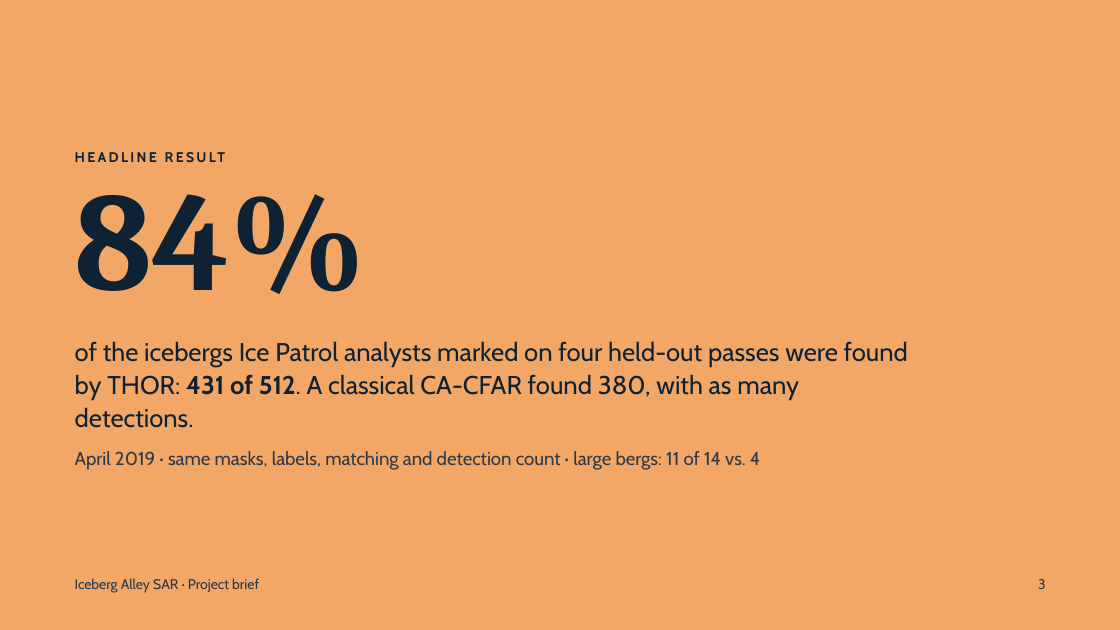
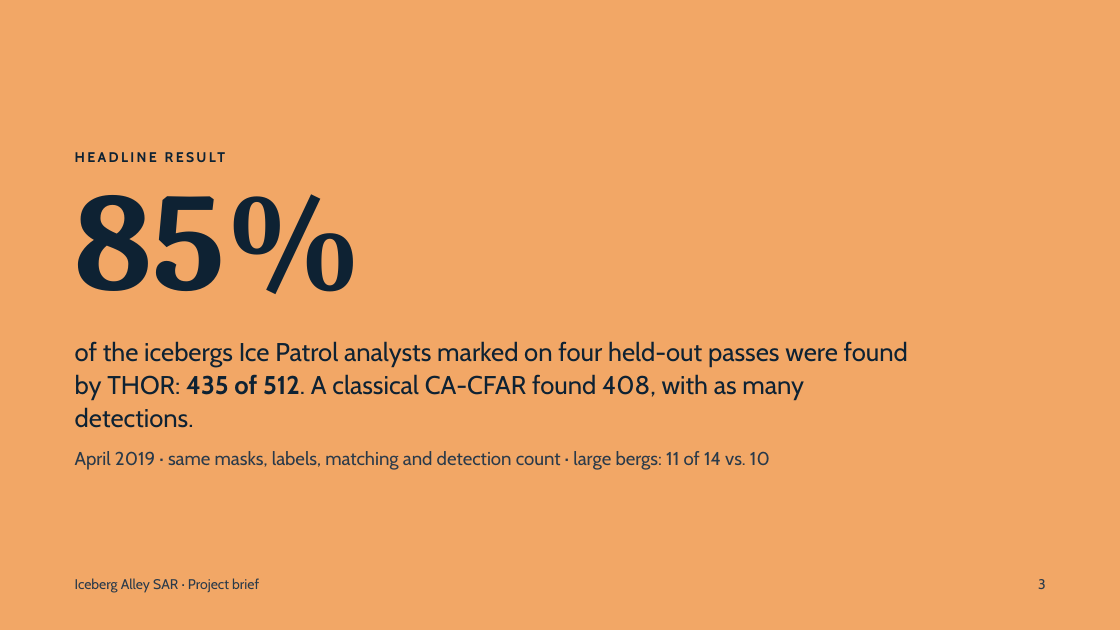
Before and after one commit to natali-kovalski/iceberg-alley-sar, a slide deck: slide 3 of docs/presentation/Iceberg Alley SAR — Project Brief v2.pptx. Drawn at 1120x630 pixels with LibreOffice and Linux fonts; fonts in the diff are those of the drawing. Boxes give left, top, right and bottom in pixels: in the first picture for what was removed or moved away, otherwise in the second. Text is boxed around its words. In the diff, an @@ line names an element or a change of style, - is before the commit and + after.

```diff
--- a/docs/presentation/Iceberg Alley SAR — Project Brief v2.pptx
+++ b/docs/presentation/Iceberg Alley SAR — Project Brief v2.pptx
@@ text at bbox=[75, 194, 362, 294]: text changed @@
-84%
+85%
@@ text at bbox=[75, 341, 908, 400]: text changed @@
-of the icebergs Ice Patrol analysts marked on four held-out passes were found by THOR: 431 of 512. A classical CA-CFAR found 380, with as many detections.
+of the icebergs Ice Patrol analysts marked on four held-out passes were found by THOR: 435 of 512. A classical CA-CFAR found 408, with as many detections.
@@ text at bbox=[75, 451, 770, 470]: text changed @@
-April 2019 · same masks, labels, matching and detection count · large bergs: 11 of 14 vs. 4
+April 2019 · same masks, labels, matching and detection count · large bergs: 11 of 14 vs. 10
```
Also in this commit, not shown: 2 other slides changed, 48 other files.
